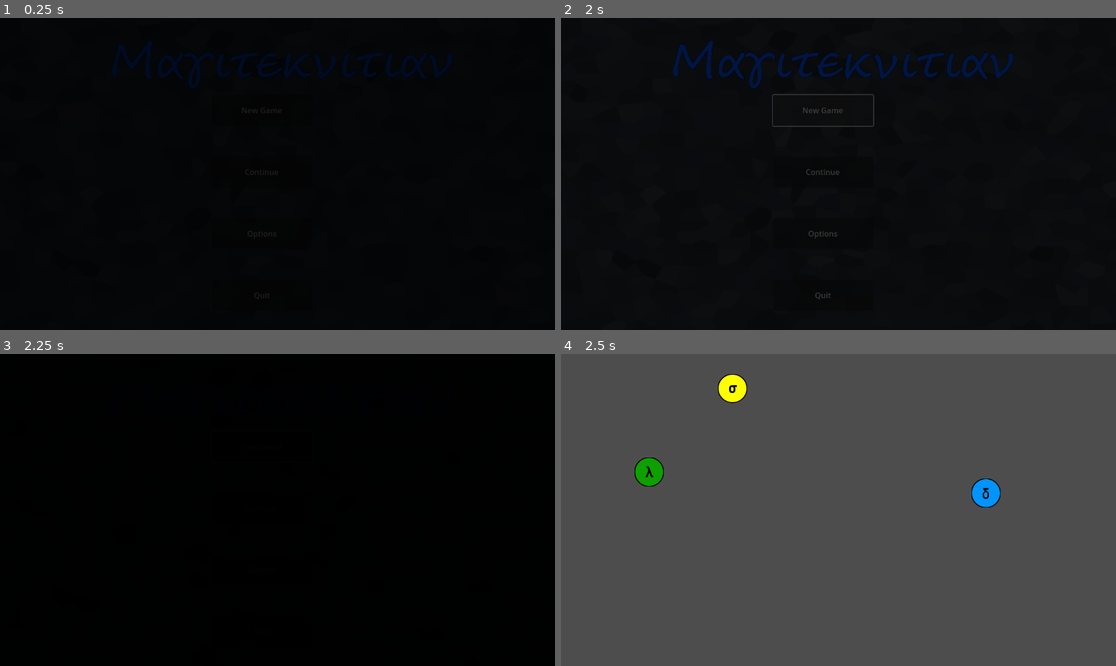
Above: before the commit, frames 1-4 (two rows, left to right).
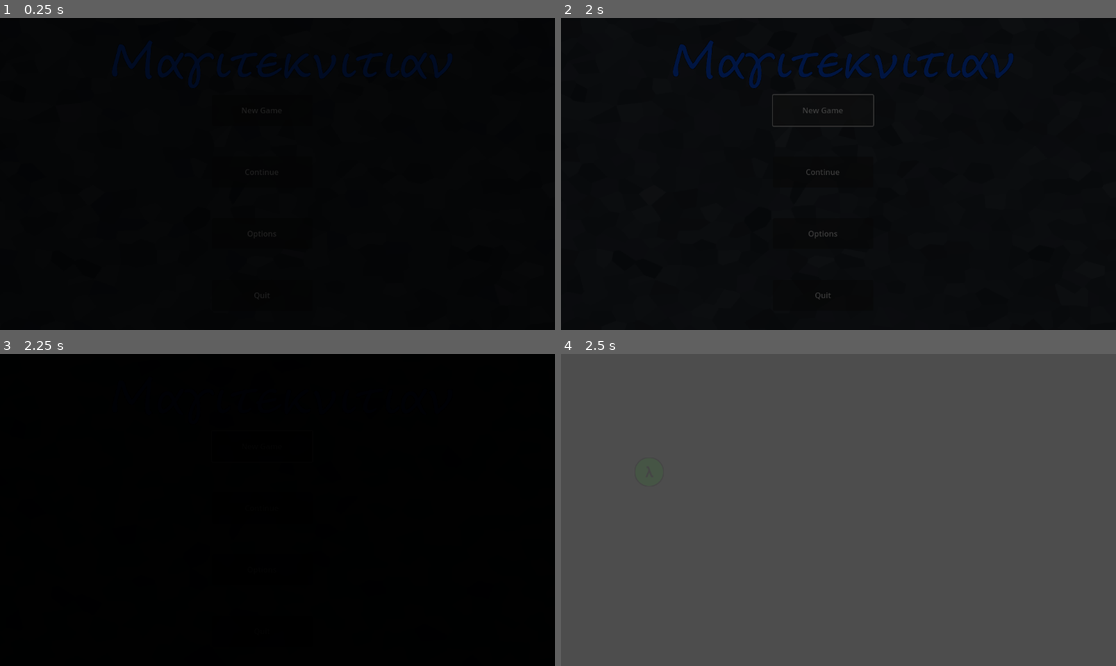
Above: after the commit, the same moments.

Repository: gamma2653/Magiteknician
Game: Godot game, scene res://magiteknician/menus/main_menu.tscn
The game is run twice, just before and just after one commit, with the same random seed, the same clock (stepped at 60 frames per second) and the same inputs.
Inputs:
- Up to frame 1 (0.25 s): no input
- Up to frame 2 (2 s): click "New Game" at 0.5 s; click "New Game" at 1.25 s
- Up to frame 3 (2.25 s): click "Continue" at 2 s
- Up to frame 4 (2.5 s): no input

Frames 1-3 are identical in both runs. In frame 4, 1.2% of the frame differs, in the area x 13-80%, y 6-50%.

Commit message:
Greatly simplified rune system.

Diff:
--- a/magiteknician/engine/components/Cursor.tscn
+++ /dev/null
@@ -1,21 +0,0 @@
-[gd_scene load_steps=3 format=3 uid="uid://ch0we8o6ywp3d"]
-
-[ext_resource type="Script" uid="uid://bsnkt6pxmrk67" path="res://magiteknician/engine/components/cursor.gd" id="1_43qv7"]
-[ext_resource type="Texture2D" uid="uid://d2f3vc6v2guqo" path="res://magiteknician/assets/turd_brush.png" id="2_xhlh1"]
-
-[node name="Cursor" type="Node2D"]
-script = ExtResource("1_43qv7")
-
-[node name="TextureRect" type="TextureRect" parent="."]
-anchors_preset = 8
-anchor_left = 0.5
-anchor_top = 0.5
-anchor_right = 0.5
-anchor_bottom = 0.5
-offset_left = -30.0
-offset_top = -30.0
-offset_right = 30.0
-offset_bottom = 30.0
-grow_horizontal = 2
-grow_vertical = 2
-texture = ExtResource("2_xhlh1")
--- a/magiteknician/engine/components/cursor.gd
+++ /dev/null
@@ -1,15 +0,0 @@
-extends Node2D
-
-
-# Called when the node enters the scene tree for the first time.
-func _ready() -> void:
-	pass # Replace with function body.
-
-#var mouse_speed = 10000
-
-# Called every frame. 'delta' is the elapsed time since the previous frame.
-func _process(delta: float) -> void:
-	var mouse_pos = get_viewport().get_mouse_position()
-	#position = position.move_toward(mouse_pos, mouse_speed*delta)
-	# just update instantaenously
-	position = mouse_pos
--- a/magiteknician/engine/components/runes/Decay.tscn
+++ b/magiteknician/engine/components/runes/Decay.tscn
@@ -9,7 +9,7 @@
 [node name="Decay" type="Area2D"]
 script = ExtResource("1_ai07g")
 
-[node name="TextureRect" type="TextureRect" parent="."]
+[node name="PrimaryTexture" type="TextureRect" parent="."]
 anchors_preset = 8
 anchor_left = 0.5
 anchor_top = 0.5
--- a/magiteknician/engine/components/runes/Dev.tscn
+++ b/magiteknician/engine/components/runes/Dev.tscn
@@ -9,7 +9,7 @@
 [node name="Dev" type="Area2D"]
 script = ExtResource("1_pqmxj")
 
-[node name="TextureRect" type="TextureRect" parent="."]
+[node name="PrimaryTexture" type="TextureRect" parent="."]
 anchors_preset = 8
 anchor_left = 0.5
 anchor_top = 0.5
--- a/magiteknician/engine/components/runes/Equiv.tscn
+++ b/magiteknician/engine/components/runes/Equiv.tscn
@@ -9,7 +9,7 @@
 [node name="Equiv" type="Area2D"]
 script = ExtResource("1_g4fqi")
 
-[node name="TextureRect" type="TextureRect" parent="."]
+[node name="PrimaryTexture" type="TextureRect" parent="."]
 anchors_preset = 8
 anchor_left = 0.5
 anchor_top = 0.5
--- a/magiteknician/engine/components/runes/Flow.tscn
+++ b/magiteknician/engine/components/runes/Flow.tscn
@@ -9,7 +9,7 @@
 [node name="Flow" type="Area2D"]
 script = ExtResource("1_0qa2c")
 
-[node name="TextureRect" type="TextureRect" parent="."]
+[node name="PrimaryTexture" type="TextureRect" parent="."]
 anchors_preset = 8
 anchor_left = 0.5
 anchor_top = 0.5
--- a/magiteknician/engine/components/runes/Persist.tscn
+++ b/magiteknician/engine/components/runes/Persist.tscn
@@ -9,7 +9,7 @@
 [node name="Persist" type="Area2D"]
 script = ExtResource("1_6sd6d")
 
-[node name="TextureRect" type="TextureRect" parent="."]
+[node name="PrimaryTexture" type="TextureRect" parent="."]
 anchors_preset = 8
 anchor_left = 0.5
 anchor_top = 0.5
--- a/magiteknician/engine/components/runes/Refrac.tscn
+++ b/magiteknician/engine/components/runes/Refrac.tscn
@@ -9,7 +9,7 @@
 [node name="Refrac" type="Area2D"]
 script = ExtResource("1_m78te")
 
-[node name="TextureRect" type="TextureRect" parent="."]
+[node name="PrimaryTexture" type="TextureRect" parent="."]
 anchors_preset = 8
 anchor_left = 0.5
 anchor_top = 0.5
--- a/magiteknician/engine/components/runes/Var.tscn
+++ b/magiteknician/engine/components/runes/Var.tscn
@@ -9,7 +9,7 @@
 [node name="Var" type="Area2D"]
 script = ExtResource("1_j6u8j")
 
-[node name="TextureRect" type="TextureRect" parent="."]
+[node name="PrimaryTexture" type="TextureRect" parent="."]
 anchors_preset = 8
 anchor_left = 0.5
 anchor_top = 0.5
--- a/magiteknician/engine/components/runes/rune.gd
+++ b/magiteknician/engine/components/runes/rune.gd
@@ -2,8 +2,6 @@
 @abstract
 class_name Rune
 extends Area2D
-
-signal _config_changed
 
 enum RuneType {
 	DEVELOPMENT, # δ
@@ -21,9 +19,12 @@
 		unscaled_ticks = val
 		if Engine.is_editor_hint():
 			update_configuration_warnings()
-			_config_changed.emit()
+			if train != null:
+				train.update_configuration_warnings()
+
 var action_id: String
 var selected: bool = false
+@onready var primary_texture: TextureRect = $PrimaryTexture
 
 const SIZE = Vector2(60, 60)
 const RuneToID: Dictionary[RuneType, String] = {
@@ -58,17 +59,25 @@
 	var parent = get_parent()
 	return parent == null or parent is SubViewport
 
-func in_train():
-	var parent = get_parent()
-	return parent is Train
+var train: Train:
+	get:
+		var parent = get_parent()
+		if parent is Train:
+			return parent
+		else:
+			return null
+
+func set_transparency(a: float):
+	primary_texture.modulate.a = a
 
 func _ready():
-	var parent = get_parent()
-	if in_train():
-		var train = parent as Train
-		self._config_changed.connect(train._mark_runes_dirty)
+	#var parent = get_parent()
+	#if in_train():
+		#var train = parent as Train
+		#self._config_changed.connect(train._mark_runes_dirty)
 	action_id = RuneToActionID[rune_type]
-
+	if is_bound():
+		set_transparency(0.0)
 
 func _get_configuration_warnings() -> PackedStringArray:
 	var errors = []
@@ -76,8 +85,10 @@
 		errors.append("Rune type must be set for any and all runes.")
 	# check for parent
 	#var parent = get_parent()
-	if not in_train() and not _in_excused_ctx():
+	if not _in_excused_ctx() and not train:
 		errors.append("Parent node of a rune should be a `Train`.")
+	if not _in_excused_ctx() and not primary_texture:
+		errors.append("No primary texture found on this rune.")
 	return errors
 
 func _on_mouse_entered() -> void:
@@ -86,7 +97,8 @@
 func _on_mouse_exited() -> void:
 	selected = false
 
-func _on_input_event(viewport: Node, event: InputEvent, shape_idx: int):
+
+func _on_input_event(_viewport: Node, event: InputEvent, _shape_idx: int):
 	if Engine.is_editor_hint():
 		return
 	if event.is_action_pressed(action_id):
@@ -106,5 +118,10 @@
 	if Input.is_action_just_pressed(action_id) and selected:
 		print("%s clicked! (%d, %s)" % [RuneToID[rune_type], delta, action_id])
 		Input.set_custom_mouse_cursor(preload("res://magiteknician/assets/turd_brush_down.png"), Input.CursorShape.CURSOR_ARROW, Vector2(0, 60))
-	if Input.is_action_just_released(action_id) and selected:
+	if Input.is_action_just_released(action_id):
 		Input.set_custom_mouse_cursor(preload("res://magiteknician/assets/turd_brush.png"), Input.CursorShape.CURSOR_ARROW, Vector2(0, 60))
+
+func _to_string():
+	if is_bound():
+		return "[%s:%d]" % [RuneType.keys()[rune_type], unscaled_ticks]
+	return "[%s]" % [RuneType.keys()[rune_type]]
--- a/magiteknician/engine/components/train.gd
+++ b/magiteknician/engine/components/train.gd
@@ -1,88 +1,64 @@
 @tool
 class_name Train  # Distinct from utils.gd/ActionTrain, as this is connected to display content
 extends Node2D
+
+
+func _ready():
+	if mode == Util.TrainMode.EXPECTED and bound_runes:
+		next_rune.set_transparency(0.1)
+
 
 @export var mode: Util.TrainMode:
 	set(val):
 		mode = val
 		update_configuration_warnings()
 
-#Ahh, love me some caching
-var _runes: Array[Rune] = []
-var _bound_runes: Array[Rune] = []
-var _runes_dirty: bool = true  # Prompt a refresh on first read
-var _ignore_child_updates: bool = false
-
-func _mark_runes_dirty():
-	if not _ignore_child_updates:
-		_runes_dirty = true
-	update_configuration_warnings()
-
-func _ready():
-	self.child_order_changed.connect(_mark_runes_dirty)
-
-## Does a full reset of the internal `_runes` and `_bound_runes` buffers,
-## reloading from tree.
-func _get_runes():
-	_runes.clear()
-	_bound_runes.clear()
-	for child in get_children():
-		if child is Rune:
-			_runes.append(child)
-			if child.is_bound():
-				_bound_runes.append(child)
-	_runes_dirty = false
-	update_configuration_warnings()
-	return _runes
-
-func clear_runes():
-	var old_val = _ignore_child_updates
-	_ignore_child_updates = true
-	for rune in runes:
-		remove_child(rune)
-	_ignore_child_updates = old_val
-	## courtesy update from tree
-	#_get_runes()
-#
-func clear_bound_runes():
-	var old_val = _ignore_child_updates
-	_ignore_child_updates = true
-	for rune in bound_runes:
-		remove_child(rune)
-	_ignore_child_updates = old_val
-	## courtesy update from tree
-	#_get_runes()
-
-
 var runes: Array[Rune]:
 	get:
-		if _runes_dirty: # or Engine.is_editor_hint():
-			_get_runes()
+		var _runes: Array[Rune]
+		_runes.assign(get_children().filter(func (node):
+			return node is Rune
+		))
 		return _runes
-	set(rune_arr):
-		var old_ignore_val = _ignore_child_updates
-		_ignore_child_updates = true
-		clear_runes()
-		for rune in rune_arr:
+	set(new_runes):
+		for child in get_children():
+			if child is not Rune:
+				continue
+			# Remove rune children, deleting those not in new list
+			remove_child(child)
+			if child not in new_runes:
+				child.queue_free()
+		# Add children to tree
+		for rune in new_runes:
 			add_child(rune)
-		_ignore_child_updates = old_ignore_val
-		# courtesy update from tree
-		_get_runes()
-#
+
 var bound_runes: Array[Rune]:
 	get:
-		if _runes_dirty: # or Engine.is_editor_hint():
-			_get_runes()
-		return _bound_runes
-	set(rune_arr):
-		var old_ignore_val = _ignore_child_updates
-		_ignore_child_updates = true
-		clear_bound_runes()
-		for rune in rune_arr:
-			add_child(rune)
-		_ignore_child_updates = old_ignore_val
-		# courtesy update from tree
-		_get_runes()
+		var _runes: Array[Rune]
+		_runes.assign(get_children().filter(func (node):
+			return (node is Rune) and ((node as Rune).is_bound())
+		))
+		return _runes
+	set(new_runes):
+		for child in get_children():
+			if not child is Rune or not (child as Rune).is_bound():
+				continue
+			# Only bound runes from here
+			remove_child(child)
+			if child not in new_runes:
+				child.queue_free()
+
+var next_rune: Rune:
+	get:
+		if mode == Util.TrainMode.EXPECTED:
+			if not bound_runes:
+				push_warning("Requested next_rune on an 'Expected' train, but no bound_runes.")
+				return null
+			return bound_runes[0]
+		else:
+			if not runes:
+				push_warning("Requested next_rune on an 'Actual' train, but no runes.")
+		return null
 
 func to_action_train():
 	var times_us: Array[int] = []
@@ -92,16 +68,15 @@
 		var pos = rune.position
 		location_xs.append(pos[0])
 		location_ys.append(pos[1])
-		times_us.append(rune.time_us)
+		times_us.append(rune.unscaled_ticks)
 
 	return Util.ModeToClass[mode].new(times_us, location_xs, location_ys)
 
-func _detect_runes(errors = null):
-	if errors == null:
-		errors = []
+func _get_configuration_warnings() -> PackedStringArray:
+	var errors = []
 	if mode == Util.TrainMode.ACTUAL:
 		# Actuals bypass this check.
-		return
+		return errors
 	if not bound_runes:
 		errors.append("No runes were found on this train. Please add a rune to make this train valid.")
 	# check for timing coherency
@@ -110,11 +85,10 @@
 		if rune.unscaled_ticks <= curr_tick:
 			errors.append("Rune [%s] does not pass the coherency check. Prior tick was %d, this one had %d." % [rune.name, curr_tick, rune.unscaled_ticks])
 		curr_tick = rune.unscaled_ticks
-	#print(runes)
-	#print(bound_runes)
-	return
+	return errors
 
-func _get_configuration_warnings() -> PackedStringArray:
-	var errors = []
-	_detect_runes(errors)
-	return errors
+func _to_string() -> String:
+	var _ret = "; ".join(runes.map(func (rune):
+		return rune._to_string()
+	))
+	return "{%s}" % [_ret]
--- a/magiteknician/levels/level1.tscn
+++ b/magiteknician/levels/level1.tscn
@@ -24,7 +24,7 @@
 
 [node name="3" parent="Expected" instance=ExtResource("5_p6fej")]
 position = Vector2(882, 289)
-unscaled_ticks = 2
+unscaled_ticks = 3
 
 [node name="Actual" type="Node2D" parent="."]
 script = ExtResource("2_hf832")
--- a/magiteknician/utils.gd
+++ b/magiteknician/utils.gd
@@ -119,12 +119,12 @@
 
 
 @abstract class ActionTrain extends GDScript:
-	var times_us: Array[int] = []
+	var unscaled_ticks: Array[int] = []
 	var location_xs: Array[float] = []
 	var location_ys: Array[float] = []
 
 	func compare_to(train: ActionTrain):
-		var timing_stats = Util.time_stats(self.times_us, train.times_us)
+		var timing_stats = Util.time_stats(self.unscaled_ticks, train.unscaled_ticks)
 		var distance_stats = Util.pos_stats(
 			self.location_xs, self.location_ys, train.location_xs, train.location_ys
 		)
@@ -146,6 +146,8 @@
 
 class RealActionTrain extends ActionTrain:
 	pass
+	#func normalize_to(train: ExpectedActionTrain):
+		#
 
 
 const ModeToClass: Dictionary[TrainMode, ActionTrain] = {
Not shown, removed: magiteknician/engine/components/cursor.gd.uid
